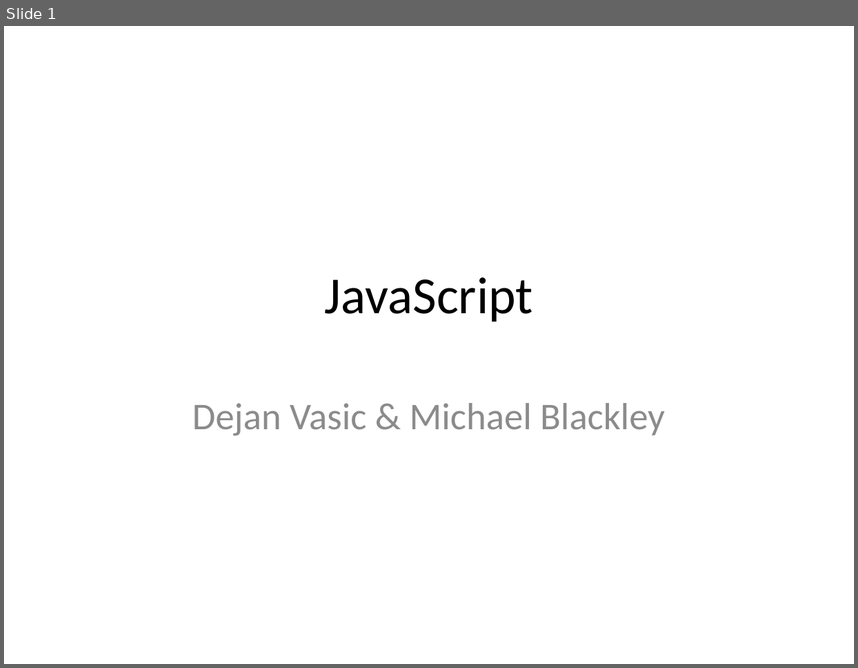
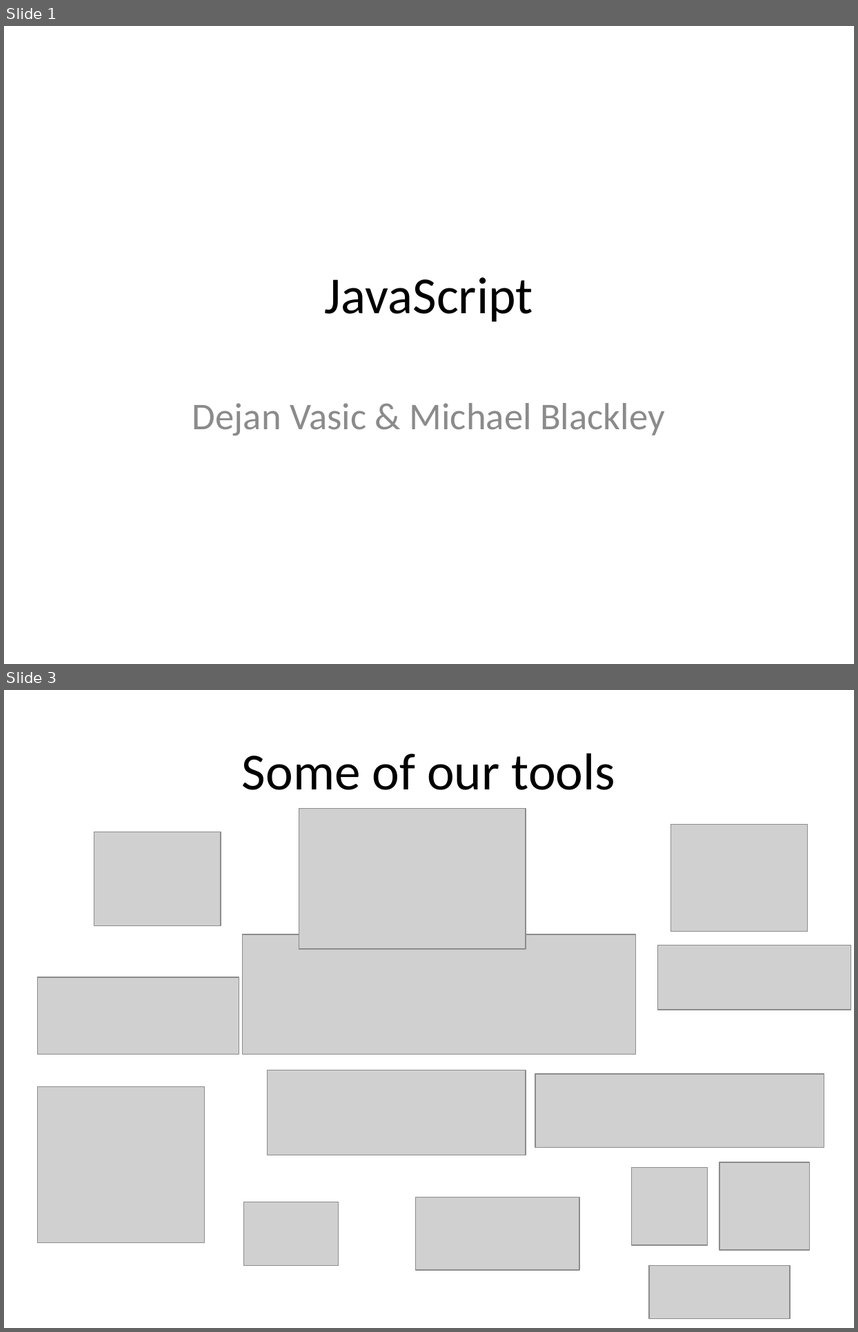
Before and after one commit to dejanvasic85/js-presentation, a slide deck: Introduction.pptx. Shown one above the other, each under a label of ours: slide 1 before the commit, slides 1 and 3 after it; the slides between them are not shown. The pictures are 858x668 and 858x1332 pixels, drawn with LibreOffice and Linux fonts; fonts in the diff are those of the drawing; grey boxes stand for pictures. Boxes give left, top, right and bottom in pixels: in the first picture for what was removed or moved away, otherwise in the second. Text is boxed around its words. In the diff, an @@ line names an element or a change of style, - is before the commit and + after.

```diff
--- a/Introduction.pptx
+++ b/Introduction.pptx
@@ slide 3 added at (4, 690, 854, 1328), background #FFFFFF @@
@@ title added at (242, 753, 615, 790), 44 pt, text #000000 @@
+Some of our tools
@@ picture added at (299, 808, 526, 949) @@
@@ picture added at (94, 832, 221, 925) @@
@@ picture added at (671, 825, 807, 931) @@
@@ picture added at (243, 934, 635, 1054) @@
@@ picture added at (657, 945, 851, 1009) @@
@@ picture added at (37, 977, 239, 1055) @@
@@ picture added at (268, 1070, 526, 1155) @@
@@ picture added at (535, 1074, 824, 1147) @@
@@ picture added at (37, 1087, 205, 1243) @@
@@ picture added at (720, 1162, 810, 1250) @@
@@ picture added at (631, 1167, 707, 1245) @@
@@ picture added at (243, 1202, 338, 1265) @@
@@ picture added at (415, 1196, 579, 1270) @@
@@ picture added at (649, 1265, 791, 1318) @@
```
Also in this commit, not shown: 3 other slides added, 1 slide removed.
